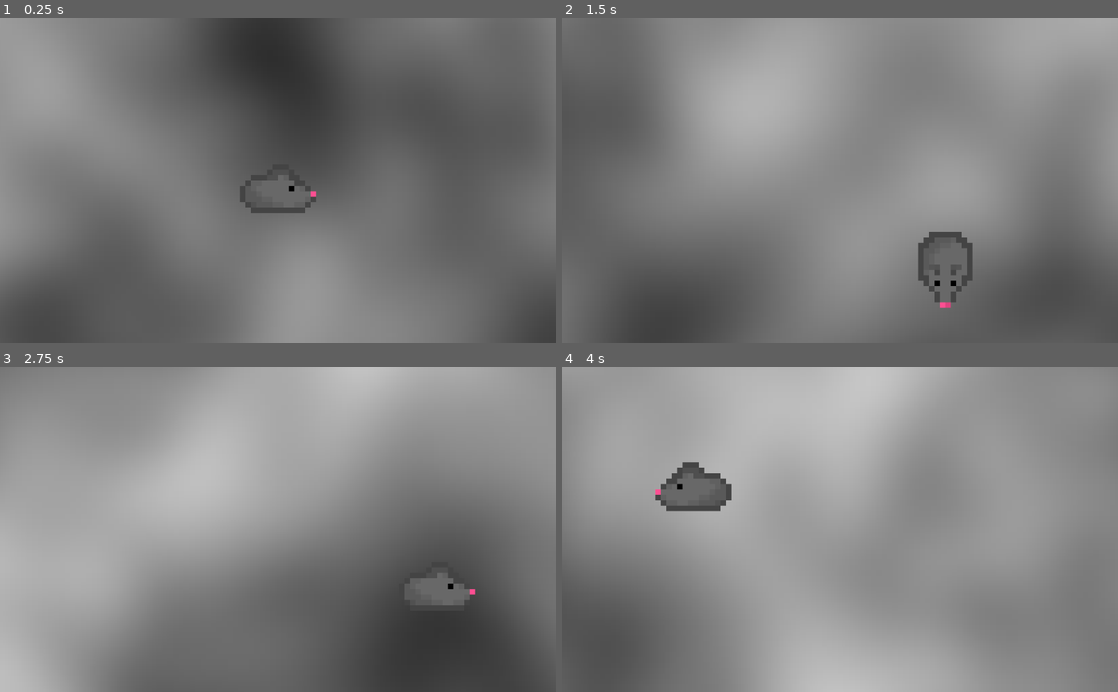
Above: before the commit, frames 1-4 (two rows, left to right).
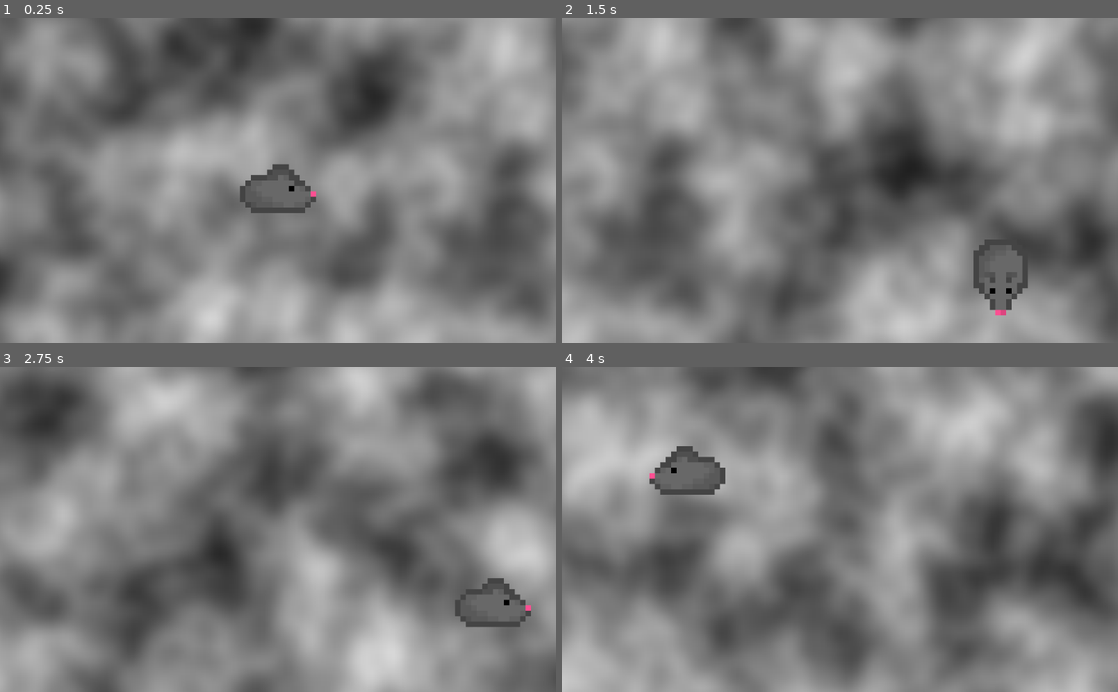
Above: after the commit, the same moments.

Repository: EndersteveGamer/GGJ-2023
Game: Godot game, scene res://Scene/Game.tscn
The game is run twice, just before and just after one commit, with the same random seed, the same clock (stepped at 60 frames per second) and the same inputs.
Inputs:
- Up to frame 1 (0.25 s): no input
- Up to frame 2 (1.5 s): tap Enter at 0.5 s; hold Right (ui_right) 0.53-1.28 s; hold Down (ui_down) from 1.28 s (still down)
- Up to frame 3 (2.75 s): release Down (ui_down) at 2.03 s; hold Right (ui_right) from 2.03 s (still down)
- Up to frame 4 (4 s): release Right (ui_right) at 2.78 s; hold Up (ui_up) 2.78-3.53 s; hold Left (ui_left) from 3.53 s (still down)

The runs differ from the first frame. In frame 1, 56% of the frame differs, in the area x 0-100%, y 0-100%; in frame 2, 59%; in frame 3, 68%; in frame 4, 63%.

Commit message:
Update Game.tscn

Diff:
--- a/Godot Project/Scene/Game.tscn
+++ b/Godot Project/Scene/Game.tscn
@@ -4,8 +4,12 @@
 [ext_resource path="res://Scripts/CameraScript.gd" type="Script" id=2]
 
 [sub_resource type="OpenSimplexNoise" id=1]
+period = 17.7
+persistence = 0.495
 
 [sub_resource type="NoiseTexture" id=2]
+width = 2048
+height = 2048
 noise = SubResource( 1 )
 
 [node name="Game" type="Node2D"]
@@ -19,10 +23,10 @@
 drag_margin_v_enabled = true
 smoothing_enabled = true
 smoothing_speed = 10.0
-drag_margin_left = 0.3
-drag_margin_top = 0.3
-drag_margin_right = 0.3
-drag_margin_bottom = 0.3
+drag_margin_left = 0.5
+drag_margin_top = 0.4
+drag_margin_right = 0.5
+drag_margin_bottom = 0.4
 editor_draw_drag_margin = true
 script = ExtResource( 2 )
 
